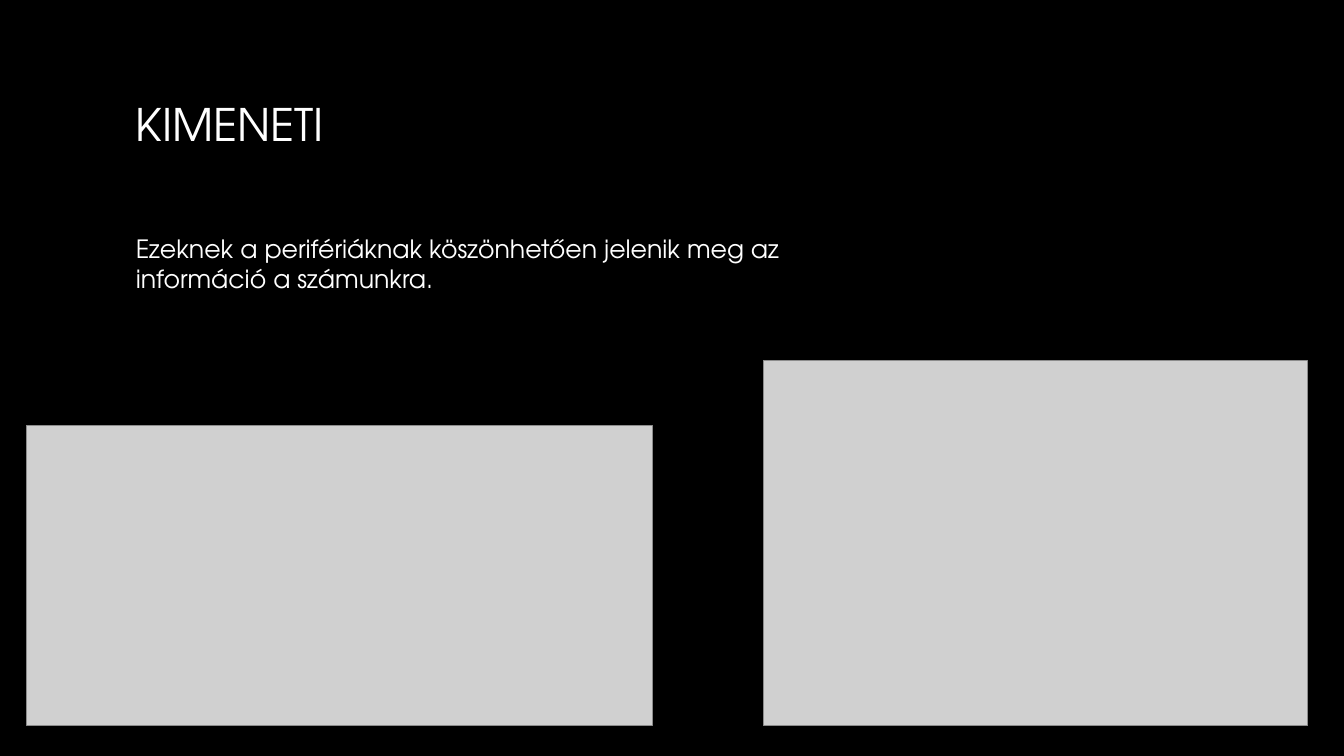
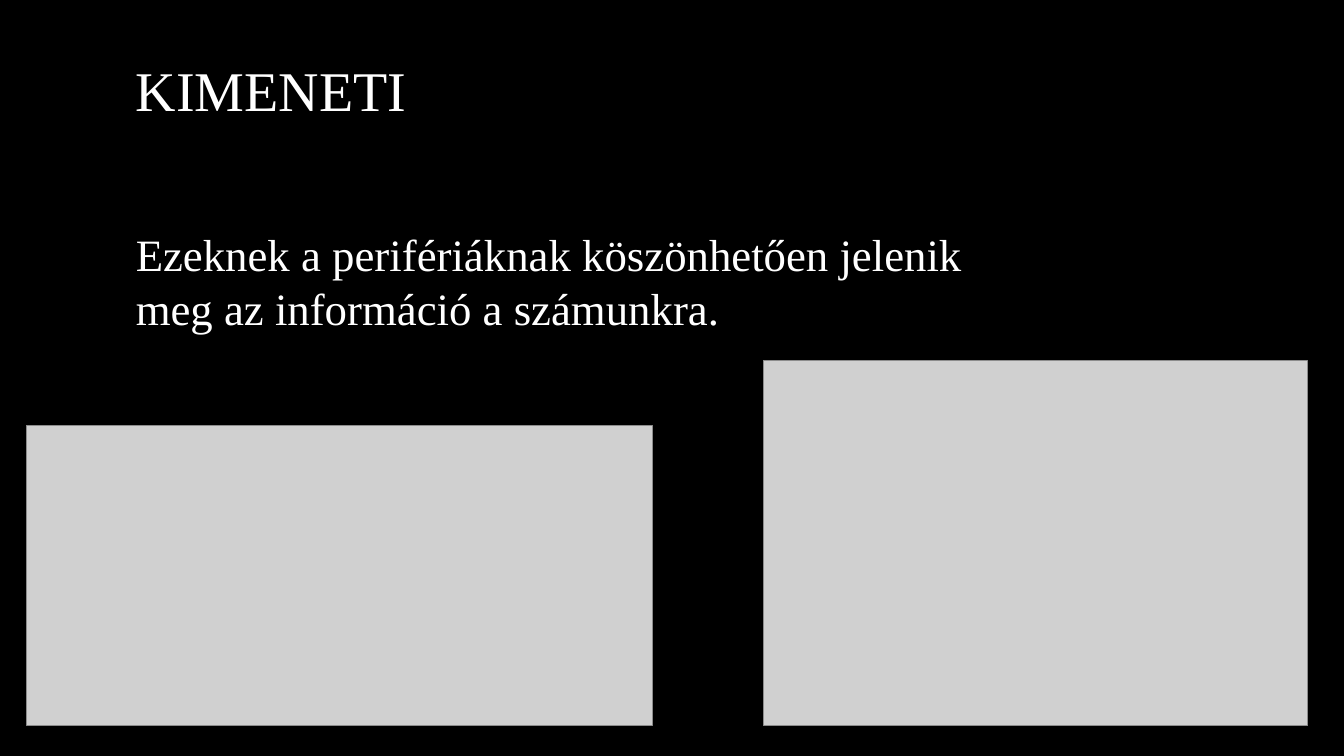
Before and after one commit to kkrisztiann/ikt_ppt1, a slide deck: slide 10 of Perifériák_KK.pptx (slide 9 before the commit). Drawn at 1344x756 pixels with LibreOffice and Linux fonts; fonts in the diff are those of the drawing; grey boxes stand for pictures; background and template pictures are left out. Boxes give left, top, right and bottom in pixels: in the first picture for what was removed or moved away, otherwise in the second. Text is boxed around its words. In the diff, an @@ line names an element or a change of style, - is before the commit and + after.

```diff
--- a/Perifériák_KK.pptx
+++ b/Perifériák_KK.pptx
@@ title "KIMENETI": place and size @@
-title "KIMENETI" at (136, 108, 324, 141)
+title "KIMENETI" at (136, 74, 406, 111)
@@ title "KIMENETI" at (136, 74, 406, 111): size 32 to 40 pt, font TeX Gyre Adventor to Times New Roman @@
@@ text "Ezeknek a perifériáknak köszönhetően jelenik ..." at (136, 239, 962, 334): size 18 to 32 pt, font TeX Gyre Adventor to Times New Roman @@
```
Also in this commit, not shown: 9 other slides changed, 1 slide added.
